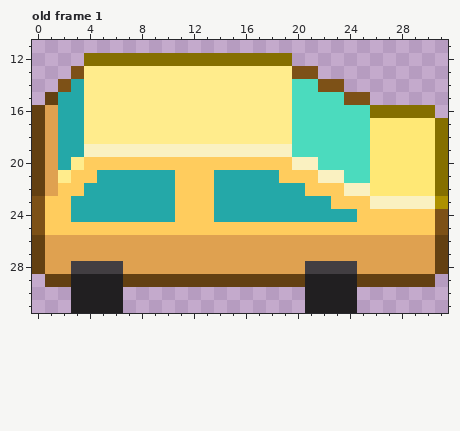
One commit to this pixel-art file: Assets/Pixelart/Garage/car.aseprite. Above, as it was before the edit.
32x32 pixels, 1 frame. Colours within 5 levels of each other are drawn and written as one. Shown: old frame 1: x 0..31, y 11..31. The commit also changed other frames, which this record leaves out.
The result:
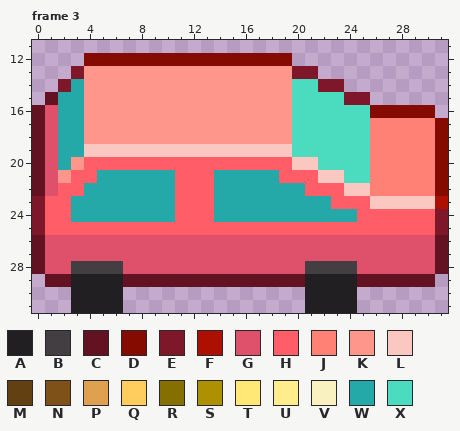
Palette (. is transparent): A #211f21  B #423e42  C #631221  D #850b00  E #7d1729  F #ad0f00  G #df506b  H #ff5d67  J #ff8075  K #ff968c  L #fac7c1  M #634012  N #7d5117  P #dfa150  Q #ffcc5d  R #856f00  S #ad9100  T #ffe875  U #ffec8c  V #faf1c1  W #24a8a8  X #4bdbbe
A new or re-ordered frame is compared with the old frame closest to it.
Change:
frames 1 -> 3
Changed rows in their new state; - is an unchanged pixel.
Frame 3 is new; against old frame 1:
first column x 0:
12 ----DDDDDDDDDDDDDDDD------------
13 ---EKKKKKKKKKKKKKKKKEE----------
14 --E-KKKKKKKKKKKKKKKK--EE--------
15 -C--KKKKKKKKKKKKKKKK----EE------
16 CG--KKKKKKKKKKKKKKKK------DDDDD-
17 CG--KKKKKKKKKKKKKKKK------JJJJJD
18 CG--KKKKKKKKKKKKKKKK------JJJJJD
19 CG--LLLLLLLLLLLLLLLL------JJJJJD
20 CG-KHHHHHHHHHHHHHHHHLL----JJJJJD
21 CGKHH------HHH-----HHHLL--JJJJJD
22 CGHH-------HHH-------HHHLLJJJJJD
23 EHH--------HHH---------HHHLLLLLF
24 EHH--------HHH-----------HHHHHHE
25 EHHHHHHHHHHHHHHHHHHHHHHHHHHHHHHE
26 CGGGGGGGGGGGGGGGGGGGGGGGGGGGGGGC
27 CGGGGGGGGGGGGGGGGGGGGGGGGGGGGGGC
28 CGG----GGGGGGGGGGGGGG----GGGGGGC
29 -CC----CCCCCCCCCCCCCC----CCCCCC-
